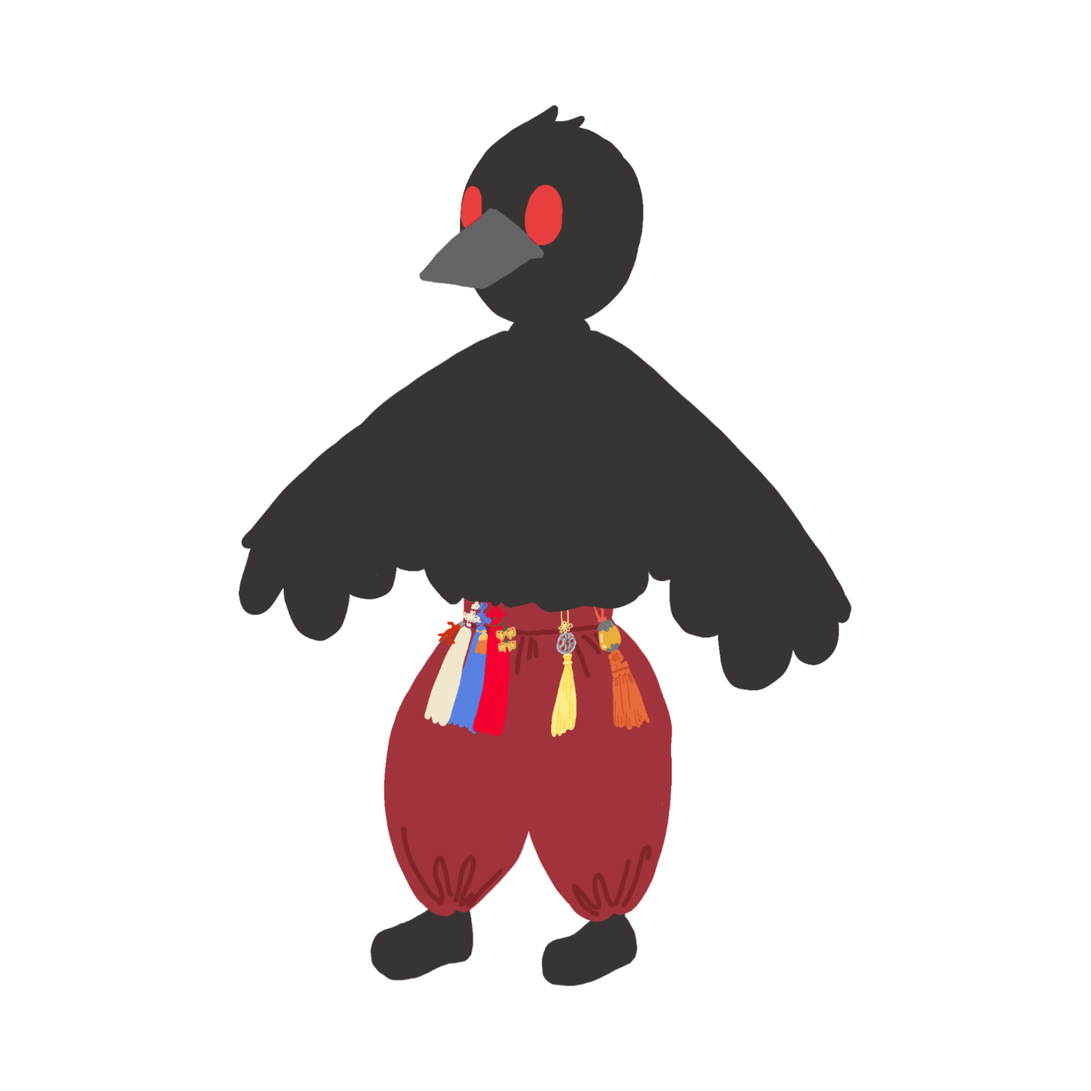
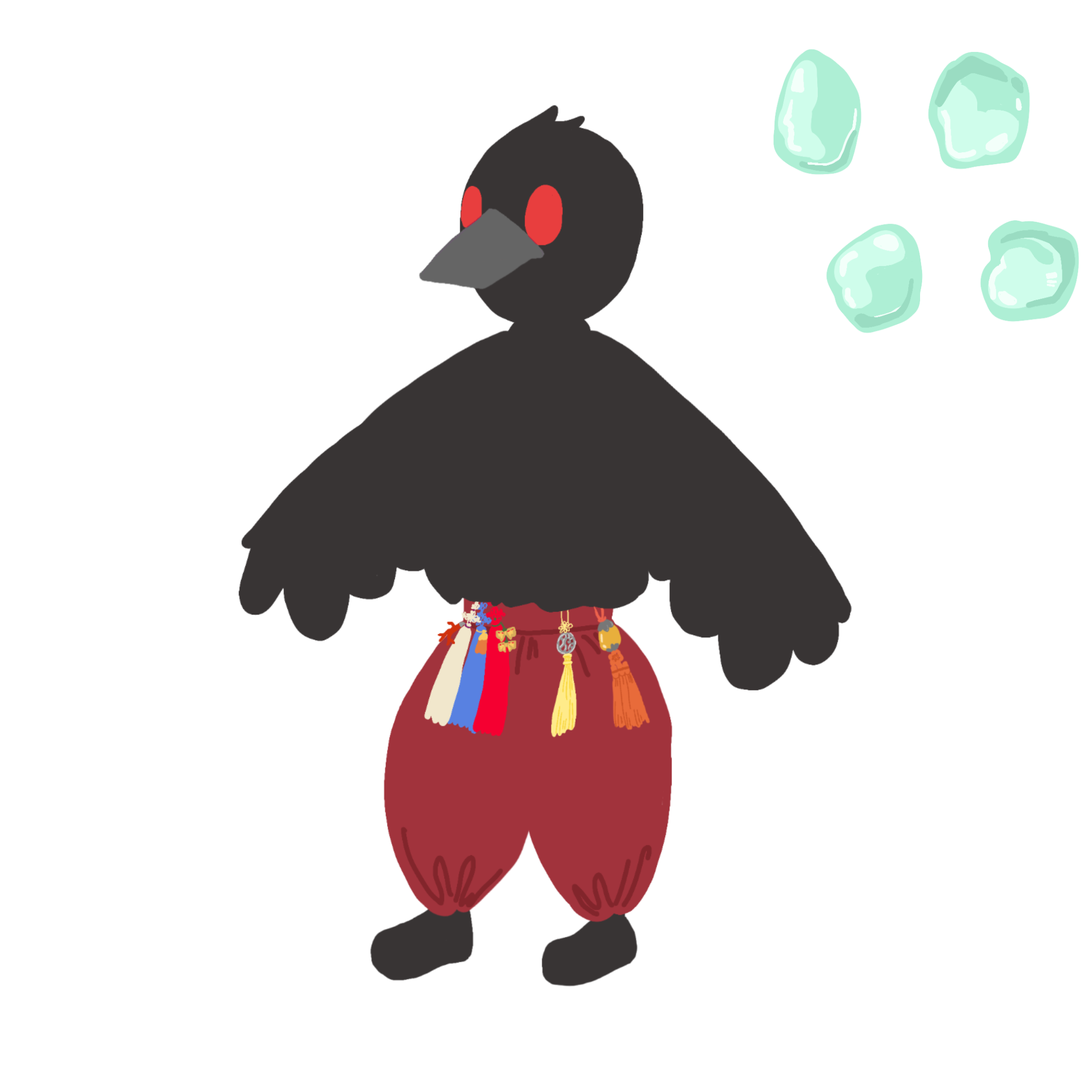
Revision of a layered (1091, 1091) image; what changed, layer by layer:
added layer "픽셀 레이어" (1st of 24) above "픽셀 레이어" over [773, 48, 863, 176]
added layer "픽셀 레이어" (2nd of 24) above "픽셀 레이어" over [928, 51, 1031, 170]
added layer "픽셀 레이어" (3rd of 24) above "픽셀 레이어" over [826, 223, 924, 334]
added layer "픽셀 레이어" (4th of 24) above "픽셀 레이어" over [980, 220, 1080, 323]
